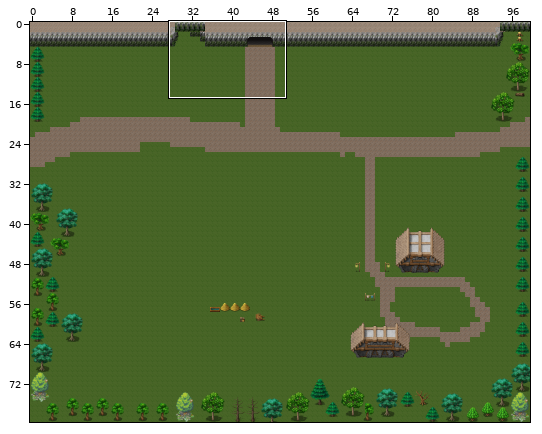
One commit to this Tiled map: VoyageQuest/src/res/maps/Village.tmx. Above, an overview of the earlier version with the close-up marked.
Close-up. As it was:
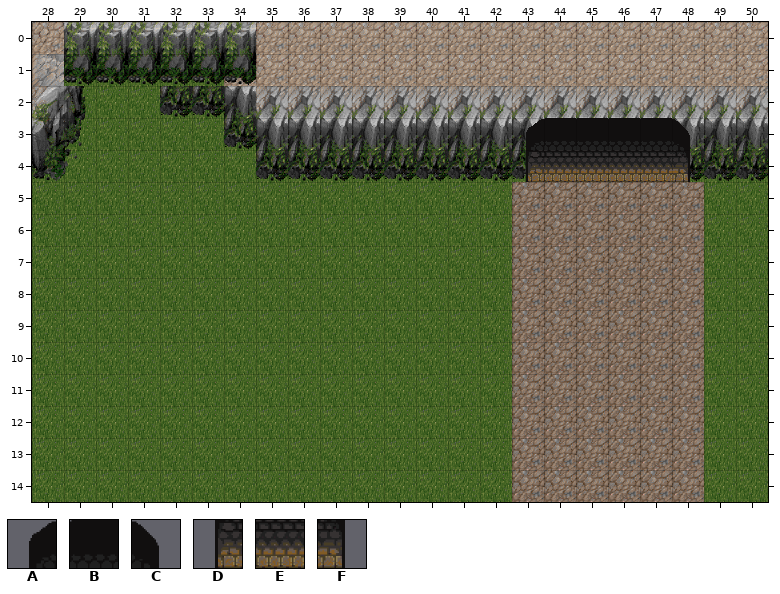
Cells are 64x64 px. Shown: x 28..50, y 0..14.
Key: from "castle_exterior_01": A 9, B 10, C 11, D 25, E 26, F 27.
_ is an empty cell.
Layers that did not change in this view are not listed.
Layer "Building bottoms" before, first column x 28:
 0 _______________________
 1 _______________________
 2 _______________________
 3 _______________ABBBBC__
 4 _______________DEEEEF__
 5 _______________________
 6 _______________________
 7 _______________________
 8 _______________________
 9 _______________________
10 _______________________
11 _______________________
12 _______________________
13 _______________________
14 _______________________
After the commit:
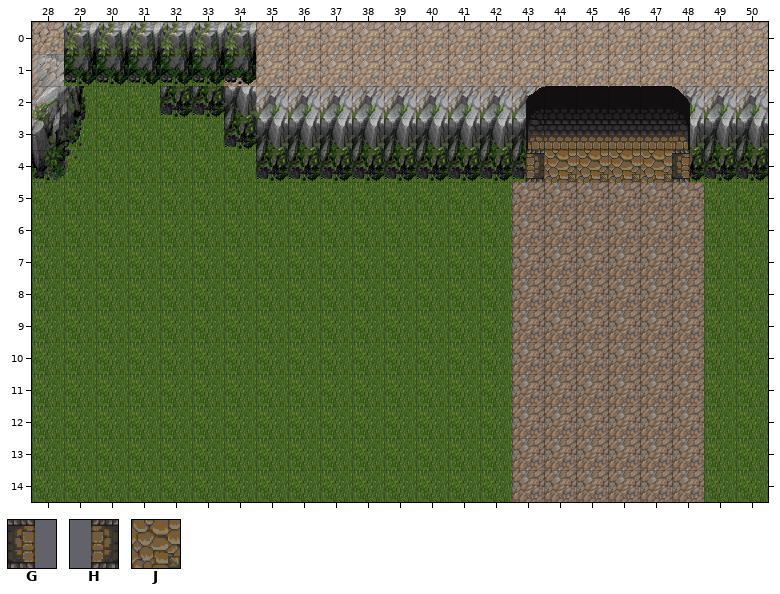
Further tiles: from "castle_exterior_01": G 88 flipped on the diagonal, H 88 turned 90, J 132.
Tiles of an added or newly shown layer are drawn over the layers below it.
What changed:
Layer "Building bottoms":
There is now tile A in row 2 at x 43.
There is now tile B in row 2 at x 44 to 47.
There is now tile C in row 2 at x 48.
The edit turns tile A into tile D in row 3 at x 43.
The edit turns tile B into tile E in row 3 at x 44 to 47.
The edit turns tile C into tile F in row 3 at x 48.
The edit turns tile E into tile J in row 4 at x 44 to 47.
Layer "HackLayerForTunnel" (added):
There is now tile G in row 4 at x 48.
There is now tile H in row 4 at x 43.
Changed places in both close-ups, as pixel boxes (x1, y1, x2, y2):
changed: (526, 86, 690, 182)
